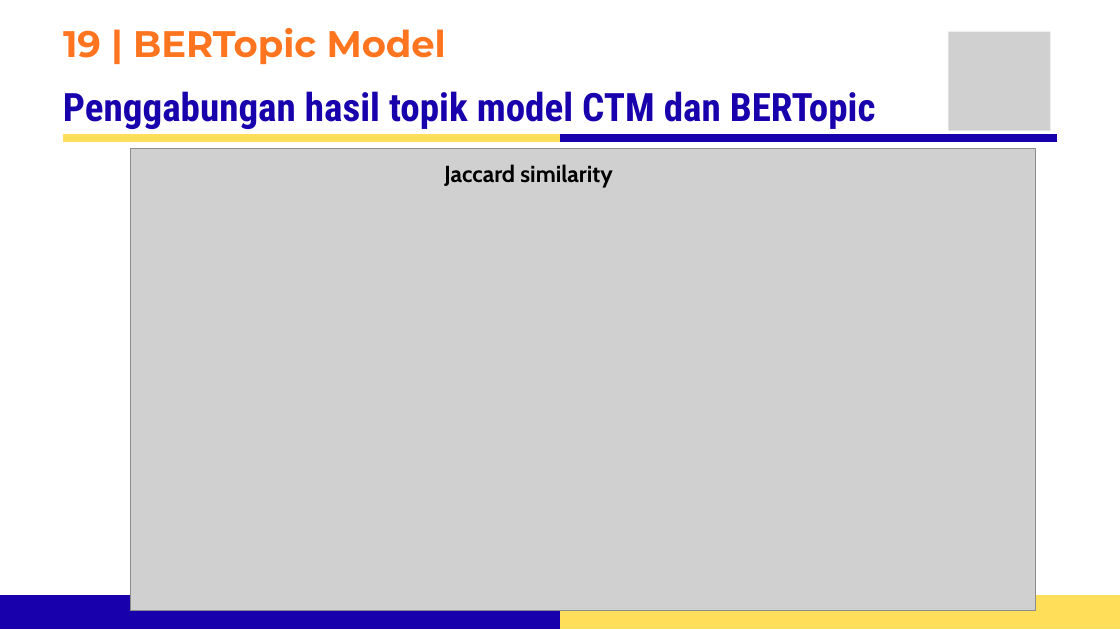
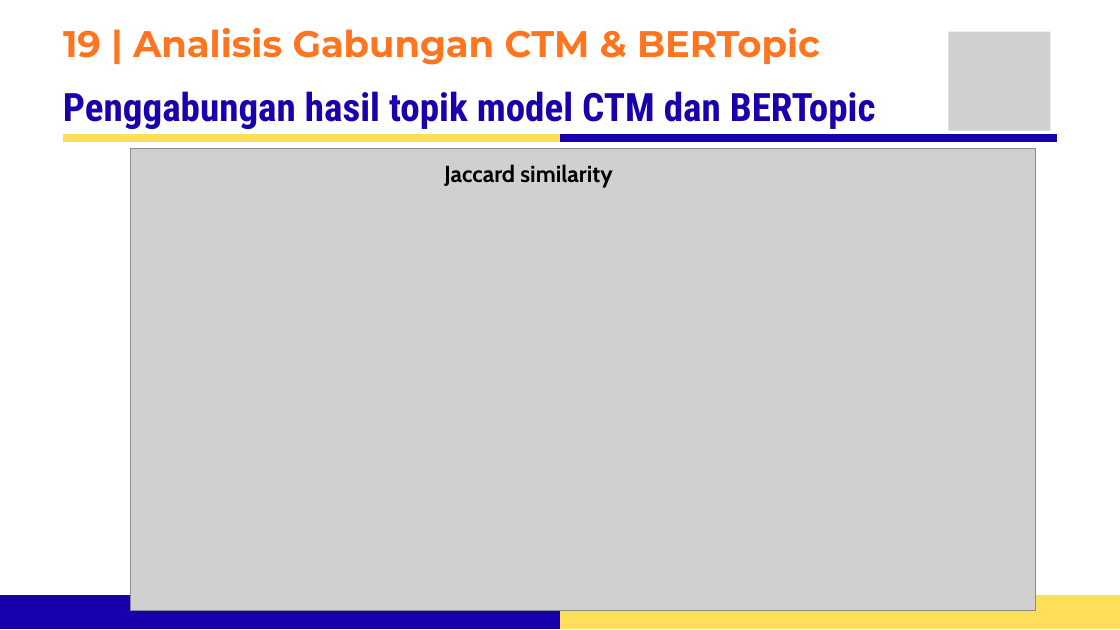
Before and after one commit to ridwan-bvk/karya-ilmiah-master, a slide deck: slide 21 of FINAL PRESENTASI ASEP RIDWAN HIDAYAT.pptx. Drawn at 1120x630 pixels with LibreOffice and Linux fonts; fonts in the diff are those of the drawing; grey boxes stand for pictures. Boxes give left, top, right and bottom in pixels: in the first picture for what was removed or moved away, otherwise in the second. Text is boxed around its words. In the diff, an @@ line names an element or a change of style, - is before the commit and + after.

```diff
--- a/FINAL PRESENTASI ASEP RIDWAN HIDAYAT.pptx
+++ b/FINAL PRESENTASI ASEP RIDWAN HIDAYAT.pptx
@@ text at (63,28,820,65): text changed @@
-19 | BERTopic Model
+19 | Analisis Gabungan CTM & BERTopic
```
Also in this commit, not shown: 7 other slides changed, 1 other file.
